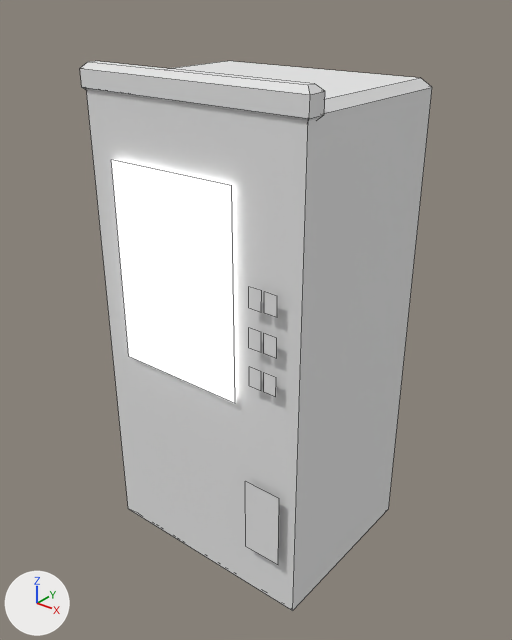
A saved change to the FBX model Assets/_Game/Resources/Art/Environment/subway/decor_4.fbx.
Both versions are drawn from a 50 mm lens placed at (1.53, -1.93, 2.15), pointed at (0.01, -0.03, 0.97). The axes (+X, +Y, +Z) are drawn at lower left. The lights are the same throughout. The first picture is the older version. Mesh edges are drawn as thin lines. Where no turn or scale is listed for an object, it has been applied to the vertices.

In view in the first picture: 'decor_4'.
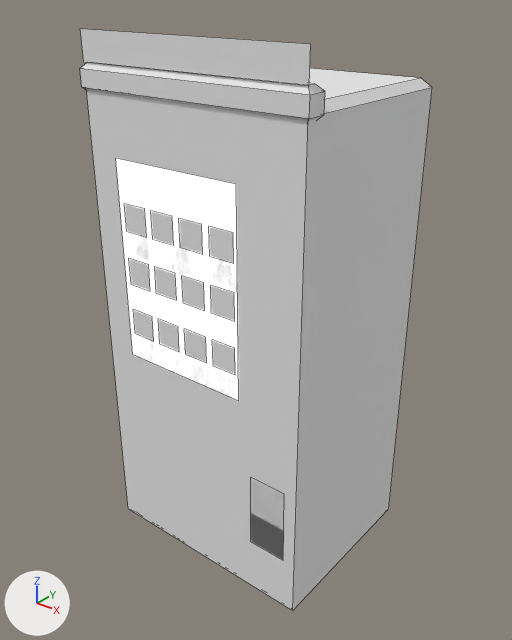
Edits to the scene script, one JSON object a line:
```json
{"block": "me_decor_4", "where": "# used by ob_decor_4; location = (0.0, 0.0, 0.0)"}
{"op": "remove", "block": "me_decor_4", "code": "me_decor_4.from_pydata(...)  # 64 vertices, 36 faces; spans x -0.46..0.46, y -0.39..0.36, z 0.0..1.9"}
{"op": "add", "block": "me_decor_4", "code": "me_decor_4.from_pydata(...)  # 92 vertices, 43 faces; spans x -0.46..0.46, y -0.37..0.36, z 0.0..2.0"}
{"block": "me_decor_4", "change": "me_decor_4 part 1: the loose piece of 4 vertices spanning x 0.25..0.4, y -0.39, z 0.25..0.55 is moved by (0.0, 0.03, 0.0)"}
{"block": "me_decor_4", "change": "me_decor_4 part 2: the loose piece of 4 vertices spanning x 0.27..0.32, y -0.39, z 0.95..1.02 is deleted"}
{"block": "me_decor_4", "change": "me_decor_4 part 3: the loose piece of 4 vertices spanning x 0.27..0.32, y -0.39, z 1.23..1.3 is deleted"}
{"block": "me_decor_4", "change": "me_decor_4 part 4"}
{"block": "me_decor_4", "change": "4 vertices are removed from x 0.33, y -0.39, z 0.95..1.3"}
{"block": "me_decor_4", "change": "2 faces are deleted"}
{"block": "me_decor_4", "change": "4 vertices in x -0.33..0.2, y -0.38, z 0.85..1.6 move by (0.0, 0.02, 0.0)"}
{"block": "me_decor_4", "change": "12 vertices move from x 0.27..0.38, y -0.39, z 0.95..1.3 to x -0.07..0.19, y -0.36, z 0.95..1.25"}
{"block": "me_decor_4", "change": "22 vertices are added at x -0.45..0.45, y -0.36, z 0.95..1.9"}
{"block": "me_decor_4", "change": "18 new vertices lie (0.0, 0.0, 0.1) away from vertices in x -0.45..0.45, y -0.36, z 0.95..1.9"}
{"block": "me_decor_4", "change": "11 new faces join them, mat_m_toon (white #e7e7e7)"}
```

Where the change shows, as pixel boxes [x1, y1, x2, y2] in the pictures (512 x 640 px; the box of a moved part takes in the faces that stretch with it):
```json
{"object": "decor_4", "change": "reshaped", "before": [80, 61, 432, 611], "after": [80, 29, 432, 611]}
{"part": 1, "of": "me_decor_4", "change": "moved or reshaped", "before": [245, 481, 279, 565], "after": [251, 478, 284, 558]}
{"part": 2, "of": "me_decor_4", "change": "deleted", "before": [249, 367, 261, 390]}
{"part": 3, "of": "me_decor_4", "change": "deleted", "before": [249, 287, 262, 312]}
{"part": 4, "of": "me_decor_4", "change": "cut back", "before": [111, 160, 277, 403], "after": [80, 29, 311, 400]}
```
